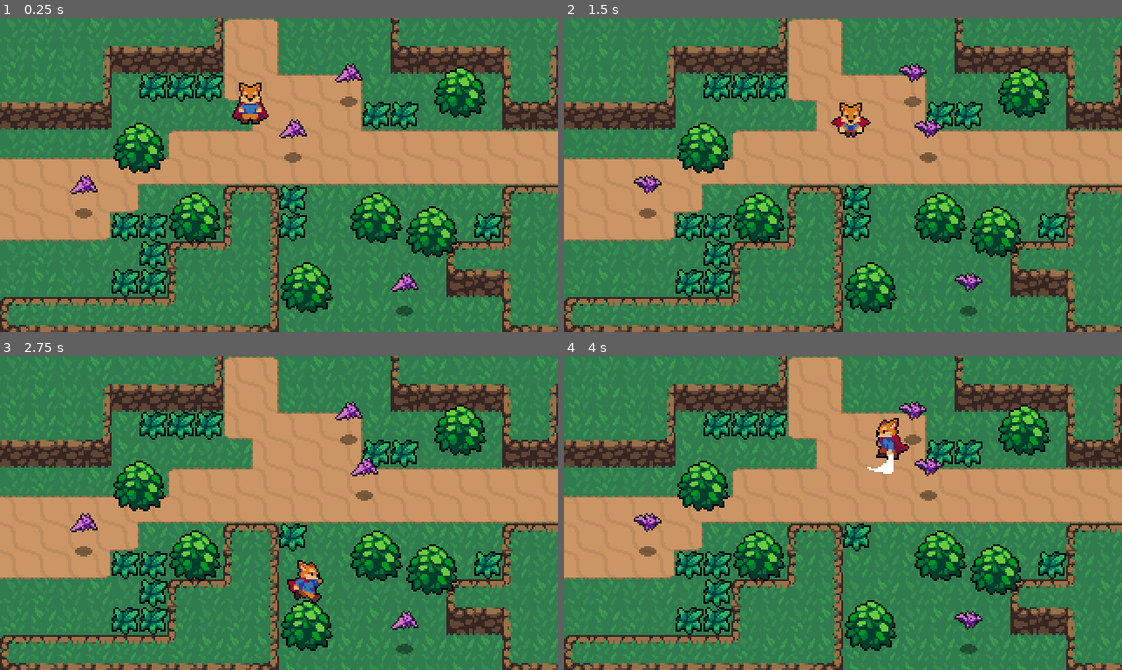
Above: before the commit, frames 1-4 (two rows, left to right).
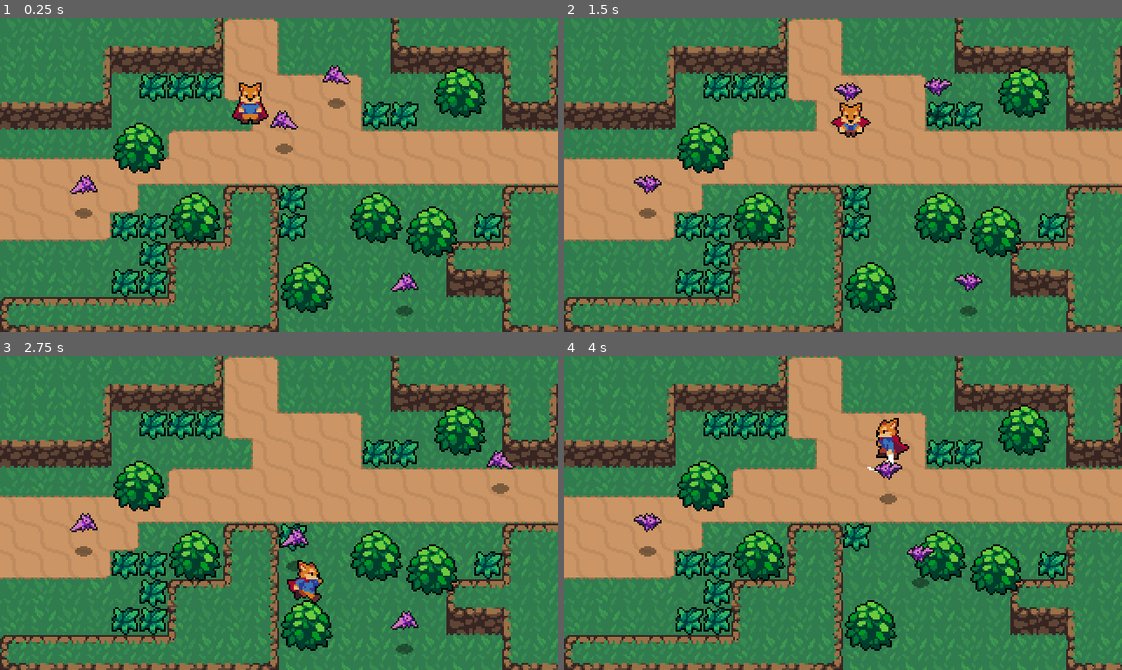
Above: after the commit, the same moments.

Repository: FelipePardim/Action-RPG-Tutorial-Godot-Engine
Game: Godot game, scene res://World.tscn
The game is run twice, just before and just after one commit, with the same random seed, the same clock (stepped at 60 frames per second) and the same inputs.
Inputs:
- Up to frame 1 (0.25 s): no input
- Up to frame 2 (1.5 s): hold Right (ui_right) 0.53-1.28 s; tap X (attack) at 0.6 s; hold Down (ui_down) from 1.28 s (still down); tap Z (roll) at 1.35 s
- Up to frame 3 (2.75 s): release Down (ui_down) at 2.03 s; hold Right (ui_right) from 2.03 s (still down); tap X (attack) at 2.1 s
- Up to frame 4 (4 s): release Right (ui_right) at 2.78 s; hold Up (ui_up) 2.78-3.53 s; tap Z (roll) at 2.85 s; hold Left (ui_left) from 3.53 s (still down); tap X (attack) at 3.6 s

The runs differ from the first frame. In frame 1, 0.9% of the frame differs, in the area x 48-65%, y 14-47%; in frame 2, 0.9%; in frame 3, 1.0%; in frame 4, 1.2%, in the area x 55-75%, y 14-95%.

Commit message:
Bat enemy hit effect

Diff:
--- a/Enemies/Bat.gd
+++ b/Enemies/Bat.gd
@@ -2,13 +2,49 @@
 
 const EnemyDeathEffect = preload("res://Effects/EnemyDeathEffect.tscn")
 
+export var ACCELERATION = 300
+export var MAX_SPEED = 50
+export var FRICTION = 30
+
+enum {
+	IDLE,
+	WANDER,
+	CHASE
+}
+
+onready var sprite = $AnimatedSprite
 onready var stats = $Stats
+onready var playDetectionZone = $PlayerDetectionZone
 
+var velocity = Vector2.ZERO
 var knockback = Vector2.ZERO
 
+var state = IDLE
+
 func _physics_process(delta):
-	knockback = knockback.move_toward(Vector2.ZERO, 200 * delta)
+	knockback = knockback.move_toward(Vector2.ZERO, FRICTION * delta)
 	knockback = move_and_slide(knockback)
+
+	match state:
+		IDLE:
+			velocity = velocity.move_toward(Vector2.ZERO, FRICTION * delta)
+			seek_player()
+		WANDER:
+			pass
+		CHASE:
+			var player = playDetectionZone.player
+			if player != null:
+				var direction = (player.global_position - global_position).normalized()
+				velocity = velocity.move_toward(direction * MAX_SPEED, ACCELERATION * delta)
+			else:
+				state = IDLE
+			sprite.flip_h = velocity.x < 0
+
+	velocity = move_and_slide(velocity)
+
+func seek_player():
+	if playDetectionZone.can_see_player():
+		state = CHASE
 
 func _on_Hurtbox_area_entered(area):
 	stats.health -= area.damage
--- a/Enemies/Bat.tscn
+++ b/Enemies/Bat.tscn
@@ -1,10 +1,11 @@
-[gd_scene load_steps=14 format=2]
+[gd_scene load_steps=16 format=2]
 
 [ext_resource path="res://Enemies/Bat.png" type="Texture" id=1]
 [ext_resource path="res://Shadows/SmallShadow.png" type="Texture" id=2]
 [ext_resource path="res://Hurtboxes + Hitboxes/Hurtbox.tscn" type="PackedScene" id=3]
 [ext_resource path="res://Enemies/Bat.gd" type="Script" id=4]
 [ext_resource path="res://Stats.tscn" type="PackedScene" id=5]
+[ext_resource path="res://Enemies/PlayerDetectionZone.tscn" type="PackedScene" id=6]
 
 [sub_resource type="AtlasTexture" id=1]
 atlas = ExtResource( 1 )
@@ -41,6 +42,9 @@
 radius = 5.87764
 height = 8.14719
 
+[sub_resource type="CircleShape2D" id=9]
+radius = 58.0086
+
 [node name="Bat" type="KinematicBody2D"]
 collision_layer = 2147483664
 script = ExtResource( 4 )
@@ -67,7 +71,15 @@
 
 [node name="Stats" parent="." instance=ExtResource( 5 )]
 max_health = 3
+
+[node name="PlayerDetectionZone" parent="." instance=ExtResource( 6 )]
+
+[node name="CollisionShape2D" parent="PlayerDetectionZone" index="0"]
+modulate = Color( 0.00784314, 0.996078, 0.34902, 0.462745 )
+shape = SubResource( 9 )
 [connection signal="area_entered" from="Hurtbox" to="." method="_on_Hurtbox_area_entered"]
 [connection signal="no_health" from="Stats" to="." method="_on_Stats_no_health"]
 
 [editable path="Hurtbox"]
+
+[editable path="PlayerDetectionZone"]
--- a/Hurtboxes + Hitboxes/Hurtbox.tscn
+++ b/Hurtboxes + Hitboxes/Hurtbox.tscn
@@ -1,7 +1,11 @@
-[gd_scene format=2]
+[gd_scene load_steps=2 format=2]
+
+[ext_resource path="res://Hurtboxes + Hitboxes/Hurtbox.gd" type="Script" id=1]
 
 [node name="Hurtbox" type="Area2D"]
 collision_layer = 0
 collision_mask = 0
+script = ExtResource( 1 )
 
 [node name="CollisionShape2D" type="CollisionShape2D" parent="."]
+[connection signal="area_entered" from="." to="." method="_on_Hurtbox_area_entered"]
--- a/World/Grass.tscn
+++ b/World/Grass.tscn
@@ -17,6 +17,7 @@
 
 [node name="Hurtbox" parent="." instance=ExtResource( 3 )]
 collision_layer = 8
+show_hit = false
 
 [node name="CollisionShape2D" parent="Hurtbox" index="0"]
 position = Vector2( 8, 8 )
